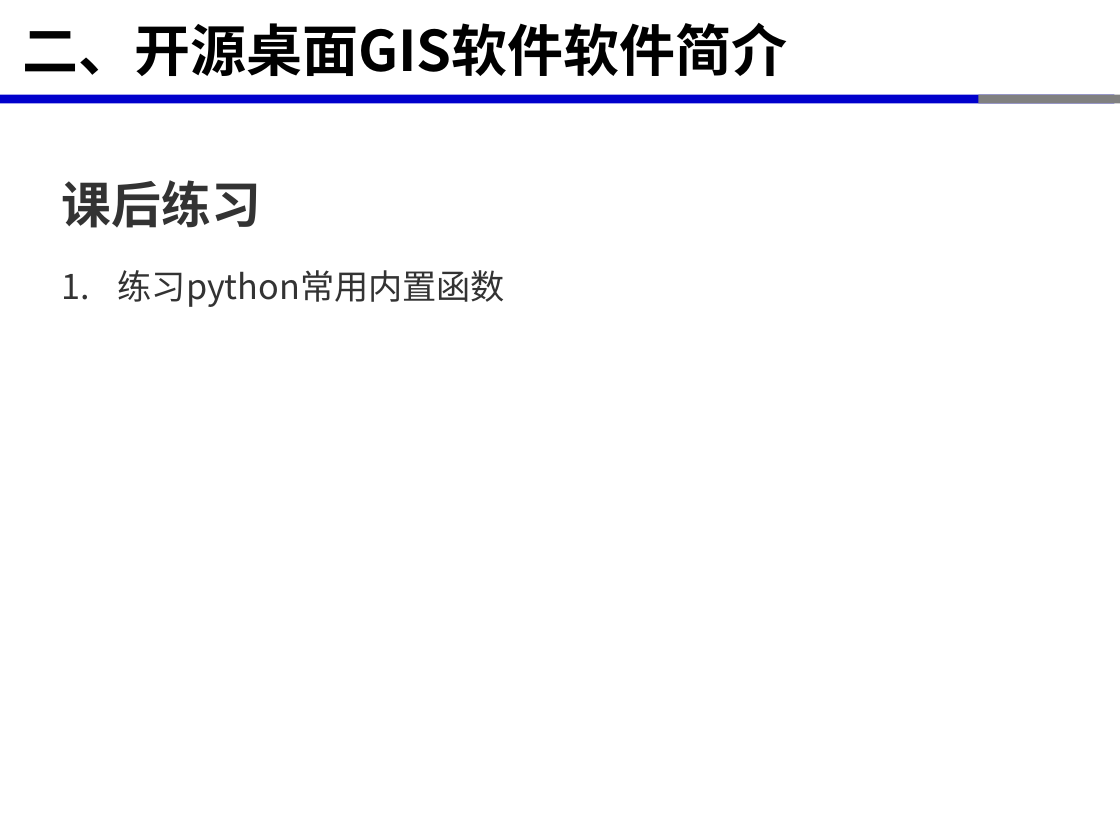
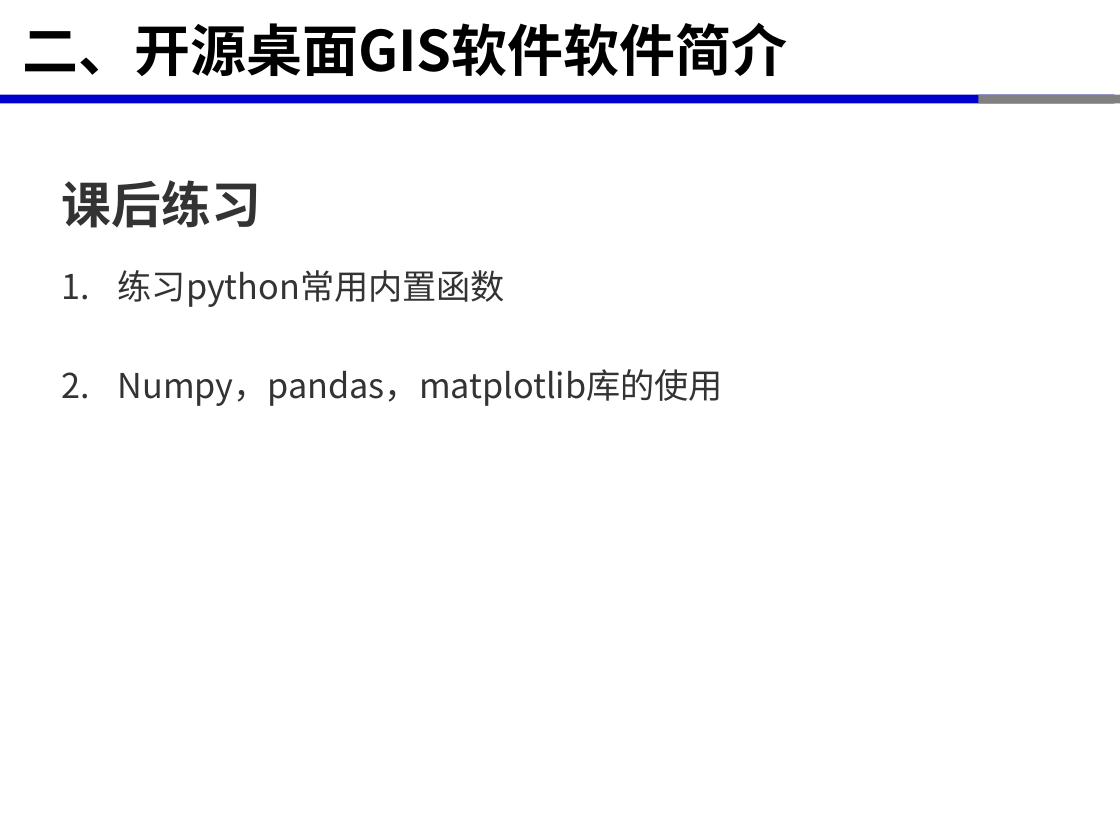
Before and after one commit to xinluo2018/spatial-data-processing, a slide deck: slide 13 of 第2章-Python程序设计基础/第3节-python库调用-2课时.pptx. Drawn at 1120x840 pixels with LibreOffice and Linux fonts; fonts in the diff are those of the drawing. Boxes give left, top, right and bottom in pixels: in the first picture for what was removed or moved away, otherwise in the second. Text is boxed around its words. In the diff, an @@ line names an element or a change of style, - is before the commit and + after.

```diff
--- a/第2章-Python程序设计基础/第3节-python库调用-2课时.pptx
+++ b/第2章-Python程序设计基础/第3节-python库调用-2课时.pptx
@@ text at [118,369,723,406]: paragraph added @@
+2. Numpy，pandas，matplotlib库的使用
```
Also in this commit, not shown: 10 other slides changed, 20 other files.
